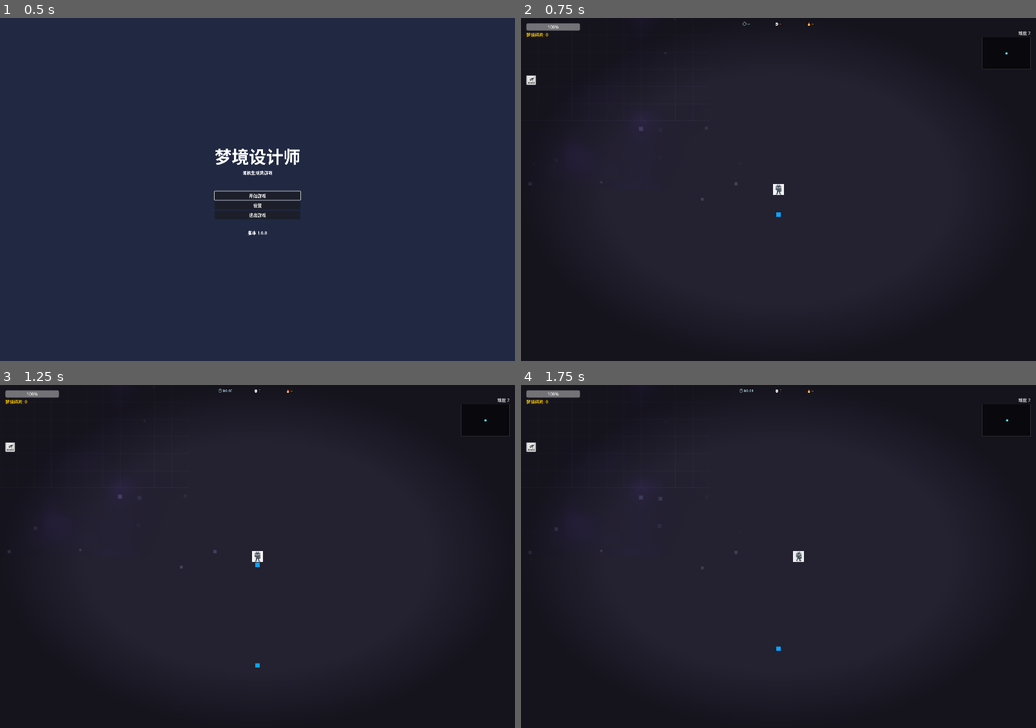
Above: before the commit, frames 1-4 (two rows, left to right).
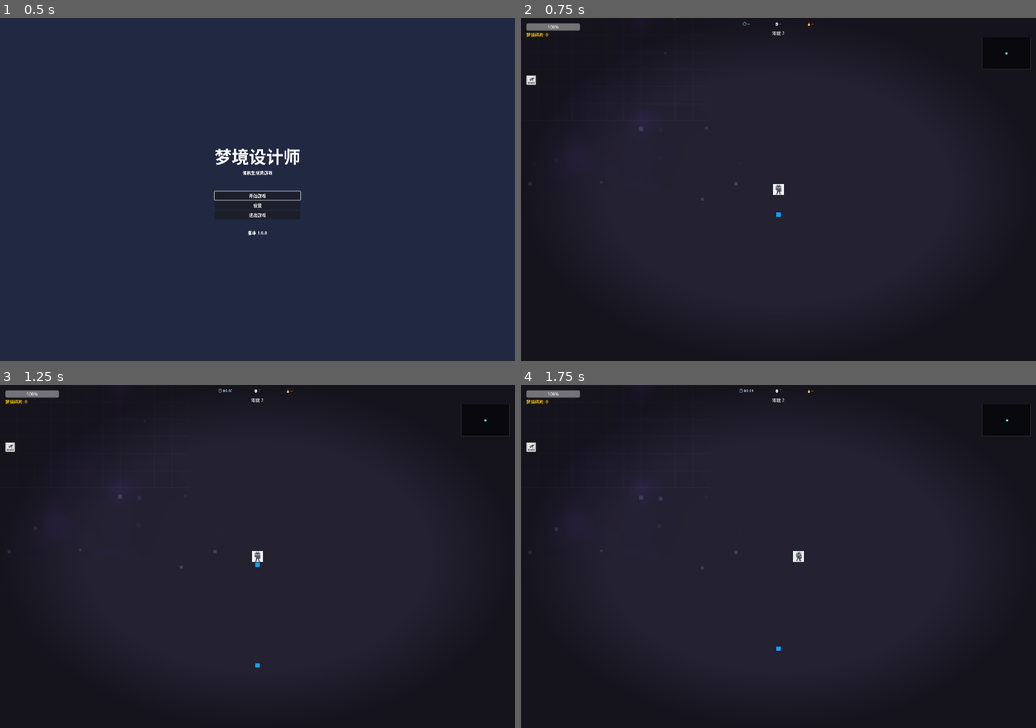
Above: after the commit, the same moments.

Repository: qaz8580111/OneiricDesigner
Game: Godot game, scene res://scenes/core/Main.tscn
Two runs of this game, one before a commit and one after it. Both use one fixed random seed, a clock stepped at 60 frames per second and the inputs below.
Inputs (mouse positions are in pixels of both pictures, inside the frame that each line leads up to):
- Up to frame 1 (0.5 s): no input
- Up to frame 2 (0.75 s): click "开始游戏" at 0.5 s
- Up to frame 3 (1.25 s): no input
- Up to frame 4 (1.75 s): tap Enter (game_confirm) at 1.25 s; move the mouse to (891, 539) at 1.27 s; hold D (game_move_right) from 1.28 s (still down); tap E (game_choice_next) at 1.35 s; click (891, 539) at 1.42 s

Frame 1 is identical in both runs. In frame 2, less than 0.1% of the frame differs, in the area x 48-99%, y 3-6%; in frame 3, less than 0.1%; in frame 4, less than 0.1%.

Commit message:
v0.6.5.2优化

Diff:
--- a/data/bullet/effect/lifesteal_effect.tres
+++ b/data/bullet/effect/lifesteal_effect.tres
@@ -6,5 +6,4 @@
 script = ExtResource("1")
 effect_id = "lifesteal"
 trigger_type = 0
-steal_percent = 0.3
-min_heal = 1
+heal_per_hit = 2
--- a/data/upgrades/upg_lifesteal.tres
+++ b/data/upgrades/upg_lifesteal.tres
@@ -7,7 +7,7 @@
 script = ExtResource("1")
 upgrade_id = "upg_lifesteal"
 display_name = "血之汲取"
-description = "命中吸血：将30%伤害转化为自身治疗（护盾优先）；每级吸血+8%"
+description = "命中吸血：每次命中恢复2点生命，每级+1点"
 rarity = 1
 max_stacks = 5
 bullet_effect = ExtResource("2")
--- a/scenes/ui/GameHUD.tscn
+++ b/scenes/ui/GameHUD.tscn
@@ -9,7 +9,7 @@
 ;   GameHUD (Control) - 全屏覆盖
 ;   ├── HealthBar (ProgressBar) - 血量条（左上角）
 ;   ├── FragmentLabel (Label) - 梦境碎片数量显示（血量条下方）
-;   └── DiffLabel (Label) - 难度等级显示（右上角，血量条下方偏移）
+;   └── DiffLabel (Label) - 难度等级显示（顶部居中，状态栏下方）
 ;
 ; 以下UI由 GameHUD.gd 代码动态创建（不在本场景文件中）：
 ;   顶部状态栏（时间/击杀/最高连击，顶部居中 y=12，原底部栏上移合并）
@@ -61,16 +61,17 @@
 
 ; ------------------------------ 难度显示 ------------------------------
 ; DiffLabel (Label) - 难度等级（随时间提升）
-; 锚点右上角（等级下方44px），右对齐，随难度升高的警示色由脚本控制
+; 位置：顶部居中（状态栏下方44px），随难度升高的警示色由脚本控制
+; 说明：右上角仅保留小地图，难度信息与顶部状态栏一并居中展示
 [node name="DiffLabel" type="Label" parent="."]
-anchors_preset = 1
-anchor_left = 1.0
-anchor_right = 1.0
-offset_left = -140.0
+anchors_preset = 5
+anchor_left = 0.5
+anchor_right = 0.5
+offset_left = -60.0
 offset_top = 44.0
-offset_right = -20.0
+offset_right = 60.0
 offset_bottom = 64.0
-grow_horizontal = 0
+grow_horizontal = 2
 text = "难度 1"
-horizontal_alignment = 2
+horizontal_alignment = 1
 theme_override_colors/font_color = Color(0.8, 0.8, 0.8, 1)
--- a/scripts/autoload/UpgradeManager.gd
+++ b/scripts/autoload/UpgradeManager.gd
@@ -21,18 +21,6 @@
 
 ## 玩家最多同时持有的技能种类数（新需求：满5种后拾取新技能会随机替换旧技能）
 const MAX_SKILL_TYPES: int = 5
-
-## ========== 升级即全属性成长（新增需求） ==========
-
-## 每次三选一升级附带的生命/伤害/攻速/移速四项小步成长
-## 需求：升级后生命、子弹攻速、伤害、移动速度都会有所提升（无论选择何种词条）
-## 设计：数值刻意小于对应单属性词条的每级增量（伤害+0.05 vs 单属性+0.30、
-##       攻速+0.04 vs +0.20、移速+0.03 vs +0.15、生命+8 vs +25），
-##       作为"升级即成长"的保底收益，不喧宾夺主、不改变三选一的主导地位
-const UNIVERSAL_DAMAGE_MULT: float = 0.05
-const UNIVERSAL_FIRE_RATE_MULT: float = 0.04
-const UNIVERSAL_MOVE_SPEED_MULT: float = 0.03
-const UNIVERSAL_MAX_HP_BONUS: int = 8
 
 ## ========== 信号定义 ==========
 
@@ -240,8 +228,6 @@
 ## 玩家选定词条的回调（响应LevelUpPanel.upgrade_chosen）
 ## 参数：upgrade - 选定的词条数据
 func _on_upgrade_chosen(upgrade: Resource) -> void:
-	## 升级即全属性成长：每次三选一无论选什么，生命/伤害/攻速/移速都会小幅提升
-	_apply_universal_growth()
 	## 应用所选词条
 	apply_upgrade(upgrade)
 	## 关闭面板
@@ -258,21 +244,6 @@
 	else:
 		## 无排队，解锁选择状态
 		is_choosing = false
-
-## 应用一次全属性成长（三选一升级时调用，与所选词条叠加生效）
-## 数据流：累加 player_stats 四键 → 生命上限立即生效（apply_max_hp_bonus 扩容+治疗）；
-##         伤害/攻速/移速乘算由后续 apply_upgrade 末尾的 upgrade_applied 信号
-##         触发 Player._sync_upgrade_stats 统一同步，无需在此重复同步
-func _apply_universal_growth() -> void:
-	player_stats["damage_mult"] = float(player_stats.get("damage_mult", 1.0)) + UNIVERSAL_DAMAGE_MULT
-	player_stats["fire_rate_mult"] = float(player_stats.get("fire_rate_mult", 1.0)) + UNIVERSAL_FIRE_RATE_MULT
-	player_stats["move_speed_mult"] = float(player_stats.get("move_speed_mult", 1.0)) + UNIVERSAL_MOVE_SPEED_MULT
-	player_stats["max_hp_bonus"] = int(player_stats.get("max_hp_bonus", 0)) + UNIVERSAL_MAX_HP_BONUS
-
-	## 生命上限立即生效（扩容+治疗，与属性词条"梦境之心"同一条应用路径）
-	var player: Node2D = _get_player()
-	if player != null and player.has_method("apply_max_hp_bonus"):
-		player.apply_max_hp_bonus(UNIVERSAL_MAX_HP_BONUS)
 
 ## 关闭并销毁选择面板（连同 CanvasLayer 一起清理）
 func _close_panel() -> void:
--- a/scripts/resources/bullet/effects/ArmorBreakEffect.gd
+++ b/scripts/resources/bullet/effects/ArmorBreakEffect.gd
@@ -61,6 +61,11 @@
 				core.take_core_damage(float(core_damage))
 			elif core.has_method("take_damage"):
 				core.take_damage(float(core_damage))
+	else:
+		## 普通敌人无 HealthController 节点（该节点玩家独有）：回退到直接调用 target.take_damage，
+		## 使破甲的额外核心伤害对敌人真正生效（否则本词条对绝大多数敌人是空操作）
+		if target.has_method("take_damage"):
+			target.take_damage(core_damage)
 
 ## 护盾碎裂视觉：目标位置灰色碎片迸裂
 ## 参数：world - 特效挂载的世界节点；pos - 迸裂中心位置
--- a/scripts/resources/bullet/effects/LifeStealEffect.gd
+++ b/scripts/resources/bullet/effects/LifeStealEffect.gd
@@ -1,8 +1,8 @@
 ## LifeStealEffect.gd - 吸血特效
-## 职责：命中敌人时按伤害的百分比恢复玩家生命值
+## 职责：命中敌人时恢复固定生命值（百分比制对低伤害子弹几乎无效，故改为固定值）
 ## 继承：BulletEffect
 ## 被引用方：挂载于子弹配置的effects数组，也可作为UpgradeData.bullet_effect特效词条被玩家获得
-## 设计意图：策略模式特效——ON_HIT触发；恢复走玩家HealthController.heal（内部自带护盾优先规则），
+## 设计意图：策略模式特效——ON_HIT触发；恢复走 Player.heal（内部经 HealthController.heal_core 恢复核心血量），
 ##           结算成功才播放音效与血珠视觉，强化"从敌人身上抽取生命"的反馈
 ## 继承改为按路径引用基类：全局类缓存缺失BulletEffect注册时，
 ## extends BulletEffect会报"Could not find base class"并连锁破坏所有引用特效的资源加载
@@ -10,32 +10,24 @@
 
 ## ========== 吸血属性 ==========
 
-## 吸血系数（0.3 = 恢复30%的伤害值作为生命）
-@export var steal_percent: float = 0.3
-
-## 每次吸血最小值（保证每次至少恢复1点）
-@export var min_heal: int = 1
+## 每次命中恢复的固定生命值（不依赖伤害，低伤害高射速下更稳定实用）
+@export var heal_per_hit: int = 2
 
 ## ========== 实现方法 ==========
 
-## 每级叠层成长：吸血系数+0.08（钳制≤0.9防超过伤害本身的治疗量）
-## 设计意图：满级5层时30%→62%，站撸续航能力随等级稳步提升（前中期救命词条）
+## 每级叠层成长：每次命中恢复量+1
+## 设计意图：满级5层时2→6点/命中，站撸续航能力随等级稳步提升（前中期救命词条）
 func _on_stack_grown() -> void:
-	steal_percent = minf(steal_percent + 0.08, 0.9)
+	heal_per_hit += 1
 
 ## 应用吸血特效（重写基类方法）
 ## 触发时机：ON_HIT（命中敌人时）
-## 参数：bullet - 命中的子弹实例（取最终伤害作吸血基数）；target - 被命中的目标（血珠起点，可空）
+## 参数：bullet - 命中的子弹实例；target - 被命中的目标（血珠起点，可空）
 ## 返回值：无
-## 设计意图：恢复量=max(伤害×steal_percent, min_heal)保底；从player组取玩家节点后交由
-##           HealthController.heal结算，成功后再表现音效与血珠飞行
+## 设计意图：每次命中恢复固定生命值（不依赖伤害）；从player组取玩家节点后交由
+##           Player.heal结算（玩家统一回血入口），成功后再表现音效与血珠飞行
 func apply(bullet: Node2D, target: Node2D = null, context: Dictionary = {}) -> void:
-	var bullet_data = bullet.get_bullet_data() if bullet.has_method("get_bullet_data") else null
-	var damage_dealt: int = bullet_data.get_final_damage() if bullet_data else 10
-
-	## 计算恢复量
-	var heal_amount: int = int(damage_dealt * steal_percent)
-	heal_amount = max(heal_amount, min_heal)
+	var heal_amount: int = heal_per_hit
 
 	## 查找玩家（特效是Resource节点，没有get_tree()方法，通过bullet获取场景树）
 	var player: Node2D = null
@@ -46,13 +38,11 @@
 	if player == null or not is_instance_valid(player):
 		return
 
-	## 玩家生命系统：优先恢复护盾，护盾满了再恢复血量
+	## 玩家生命系统：调用玩家统一回血入口（Player.heal → HealthController.heal_core 恢复核心血量）
 	var healed: bool = false
-	if player.has_node("HealthController"):
-		var hc = player.get_node("HealthController")
-		if hc.has_method("heal"):
-			hc.heal(float(heal_amount))
-			healed = true
+	if player.has_method("heal"):
+		player.heal(float(heal_amount))
+		healed = true
 
 	## ---------- 音效 ----------
 	var from_pos: Vector2 = target.global_position if target != null else bullet.global_position
--- a/scripts/ui/GameHUD.gd
+++ b/scripts/ui/GameHUD.gd
@@ -113,7 +113,7 @@
 	if UpgradeManager:
 		UpgradeManager.upgrades_changed.connect(_on_upgrades_changed)
 
-	## 初始化经验条/等级/难度显示（读取单例当前值，兜底中途创建HUD的情况）
+	## 初始化难度显示（本项目无角色等级系统，仅难度随时间提升；读取单例当前值兜底中途创建HUD）
 	_refresh_progress_displays()
 
 	## ========== Buff图标栏初始化 ==========
Not shown, changed: README.md
